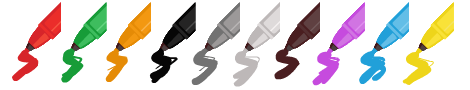
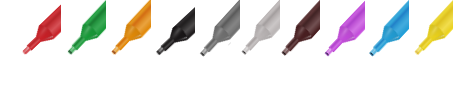
Comparing the layer stacks of the two (470, 90) images. Changes:
added layer "Pasted Layer #1" above "pen5.png" over [22, 0, 453, 58]
hid "pen5.png" over [12, 2, 454, 87]
hid "pen4.png" over [21, 2, 454, 84]
hid "pen3.png" over [21, 2, 454, 80]
hid "pen2.png" over [21, 2, 454, 76]
hid "pen1.png" over [19, 2, 454, 71]
